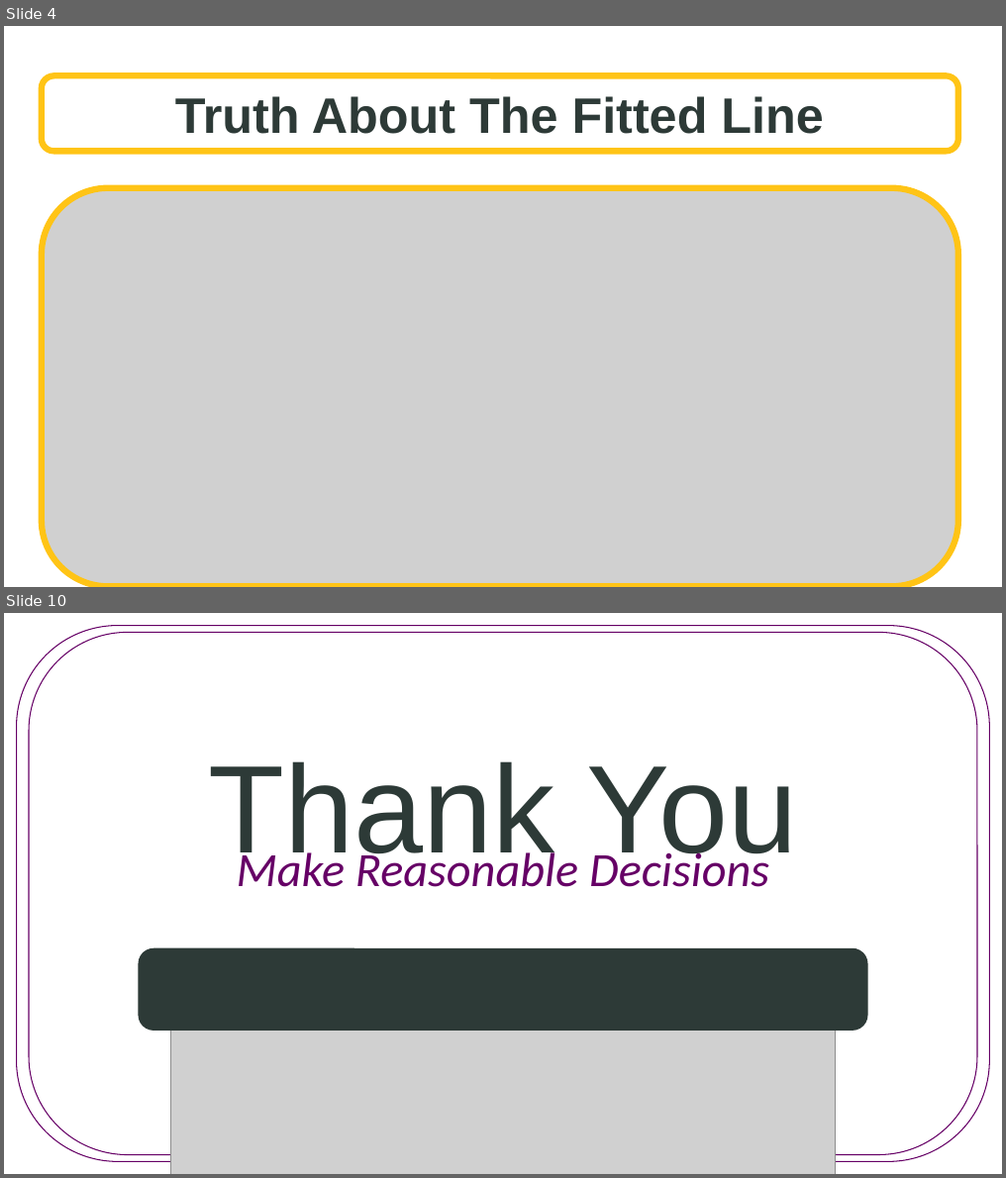
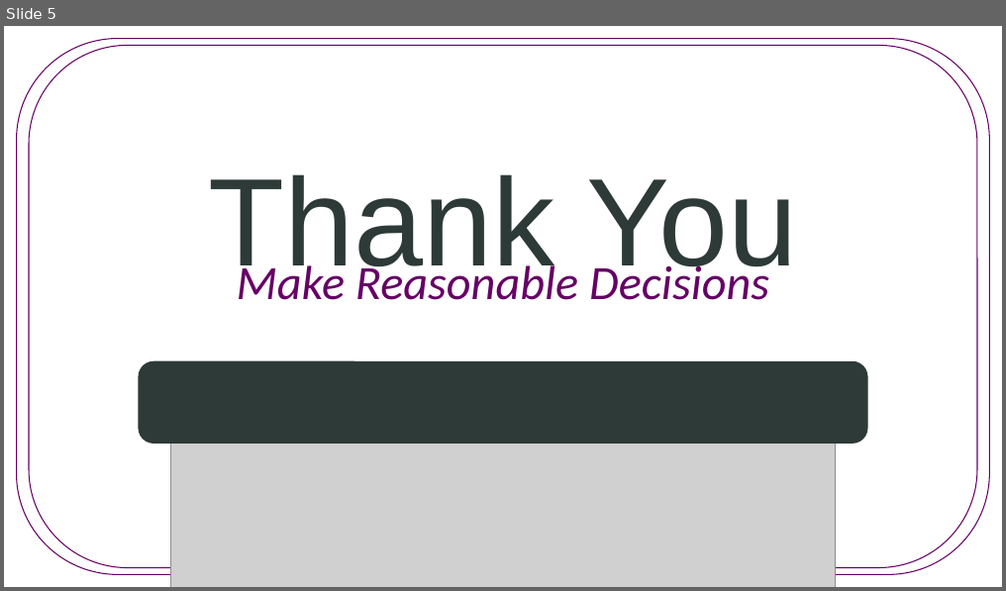
Before and after one commit to SuperMarioGiacomazzo/STOR455_WEBSITE, a slide deck: Lectures/13 - Multiple Linear Regression.pptx. Shown one above the other, each under a label of ours: slides 4 and 10 before the commit, slide 5 after it; the slides between them are not shown. The pictures are 1006x1178 and 1006x591 pixels, drawn with LibreOffice and Linux fonts; fonts in the diff are those of the drawing; grey boxes stand for pictures; background and template pictures are left out. Boxes give left, top, right and bottom in pixels: in the first picture for what was removed or moved away, otherwise in the second. Text is boxed around its words. In the diff, an @@ line names an element or a change of style, - is before the commit and + after.

```diff
--- a/Lectures/13 - Multiple Linear Regression.pptx
+++ b/Lectures/13 - Multiple Linear Regression.pptx
@@ slide 4 removed at (4,26,1002,587), background picture (left out) @@
@@ rounded rectangle removed at (42,76,958,152) @@
-Truth About The Fitted Line
@@ picture removed at (42,188,958,587) @@
@@ what was slide 10 is now slide 5 @@
```
Also in this commit, not shown: 2 slides changed, 2 slides added, 6 other slides removed, 15 other files.
